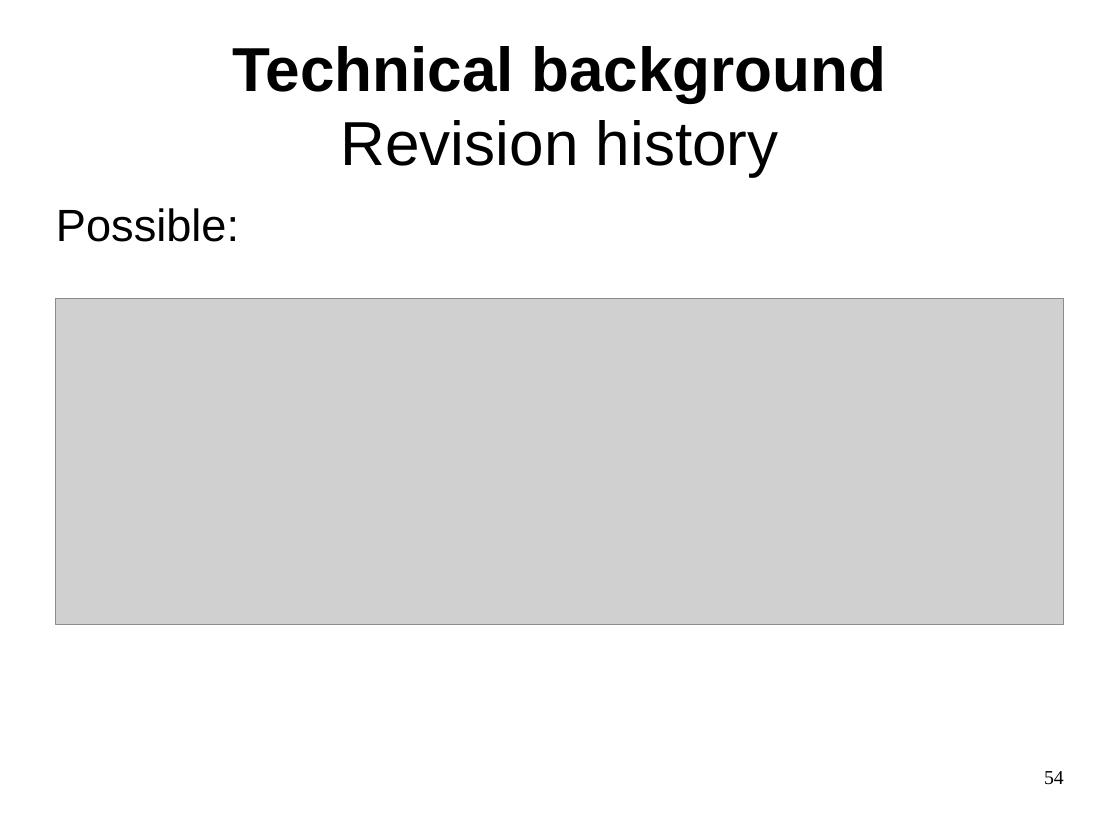
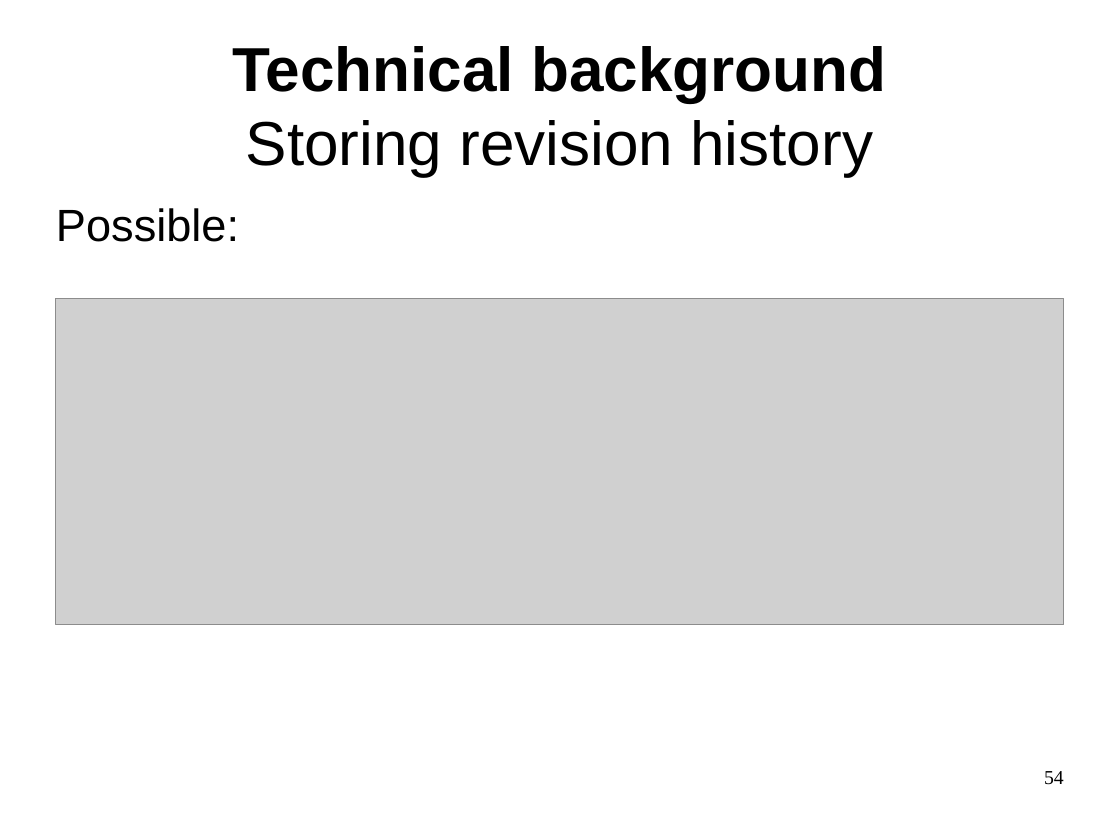
Before and after one commit to philpackmohr/git-paper, a slide deck: slide 54 of git-presentation.odp. Drawn at 1120x840 pixels with LibreOffice and Linux fonts; fonts in the diff are those of the drawing; grey boxes stand for pictures. Boxes give left, top, right and bottom in pixels: in the first picture for what was removed or moved away, otherwise in the second. Text is boxed around its words. In the diff, an @@ line names an element or a change of style, - is before the commit and + after.

```diff
--- a/git-presentation.odp
+++ b/git-presentation.odp
@@ title at (x1=232, y1=46, x2=886, y2=177): text changed; bold off @@
-Technical background
-Revision history
+Technical background
+Storing revision history
```
Also in this commit, not shown: 6 other slides changed, 1 other file.
